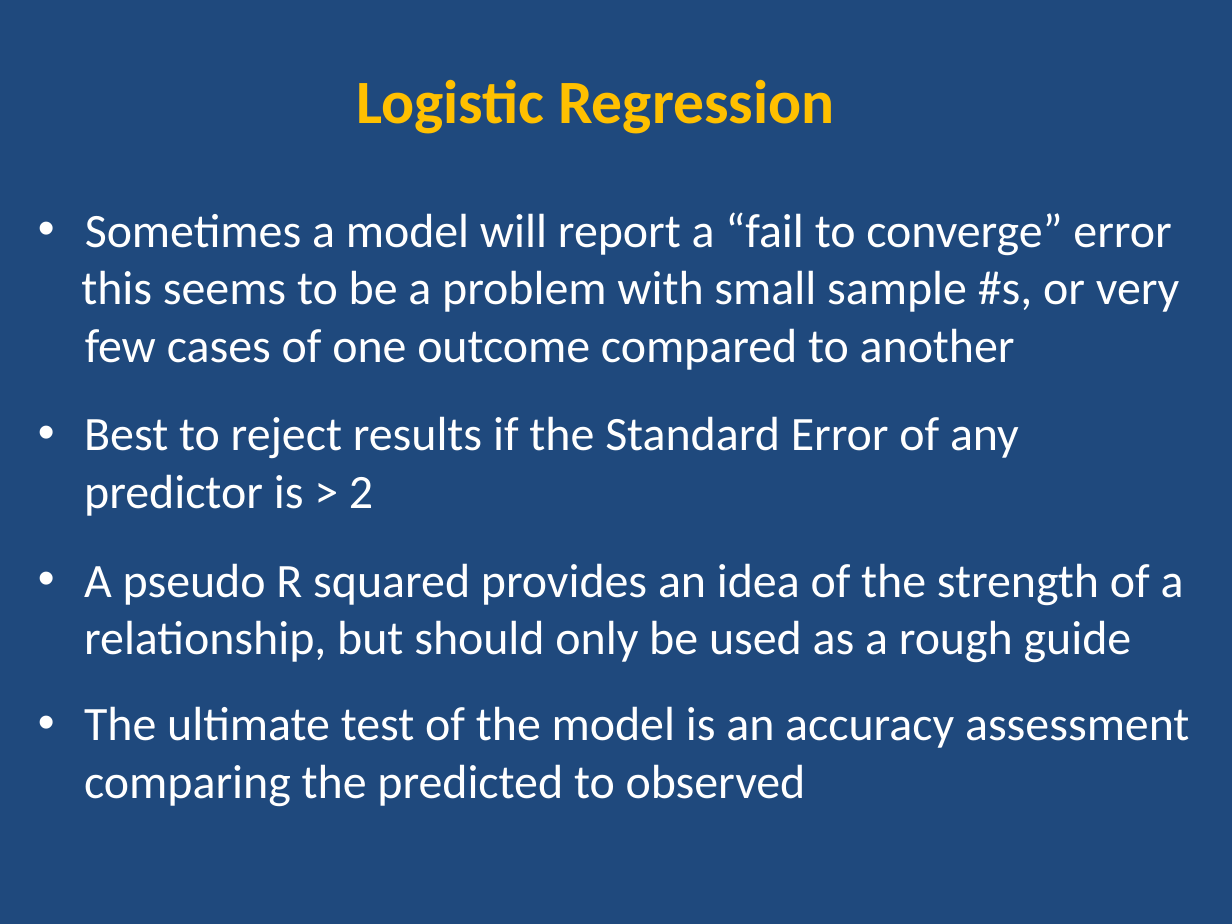
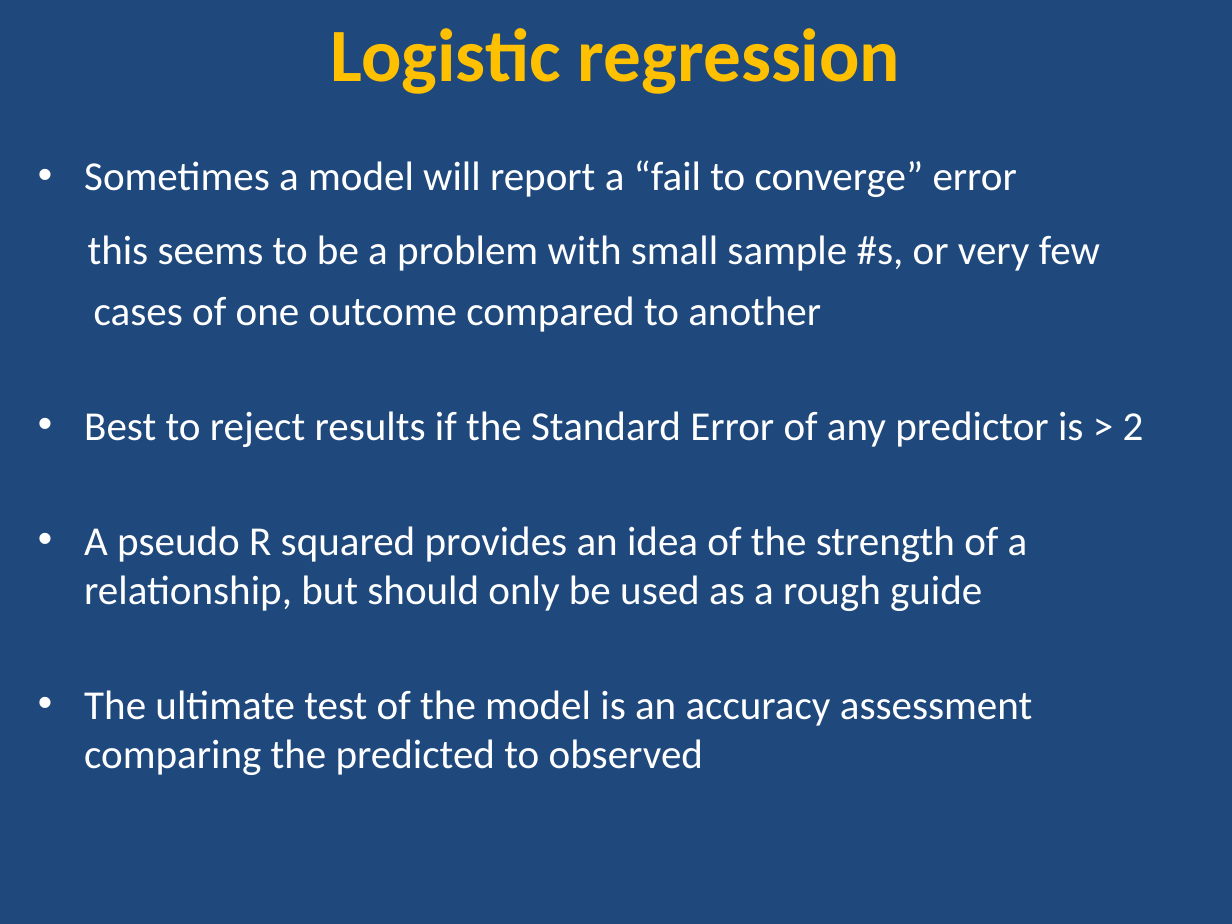
Before and after one commit to ncss-tech/stats_for_soil_survey, a slide deck: slide 8 of presentations/7_logistic_regression/Logistic.pptx. Drawn at 1232x924 pixels with LibreOffice and Linux fonts; fonts in the diff are those of the drawing. Boxes give left, top, right and bottom in pixels: in the first picture for what was removed or moved away, otherwise in the second. Text is boxed around its words. In the diff, an @@ line names an element or a change of style, - is before the commit and + after.

```diff
--- a/presentations/7_logistic_regression/Logistic.pptx
+++ b/presentations/7_logistic_regression/Logistic.pptx
@@ title at <box>331,28,900,94</box>: text changed; size 36 to 44 pt @@
-Logistic Regression
+Logistic regression
@@ text at <box>84,160,1144,775</box>: size 28 to 24 pt in "Sometimes a model will report a “fail ...", "Best to reject results if the Standard ...", "A pseudo R squared provides an idea ...", "The ultimate test of the model is ..."; more space between paragraphs @@
@@ text at <box>88,235,1100,332</box>: text changed; size 28 to 24 pt @@
-this seems to be a problem with small sample #s, or very few cases of one outcome compared to another
+this seems to be a problem with small sample #s, or very few
+cases of one outcome compared to another
```
Also in this commit, not shown: 26 other slides changed, 4 slides added.
